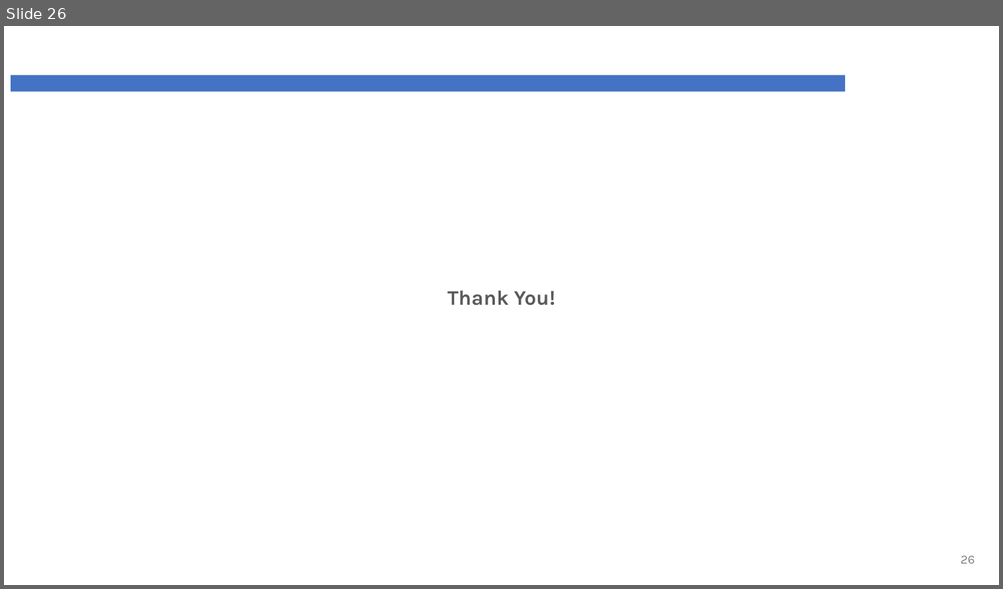
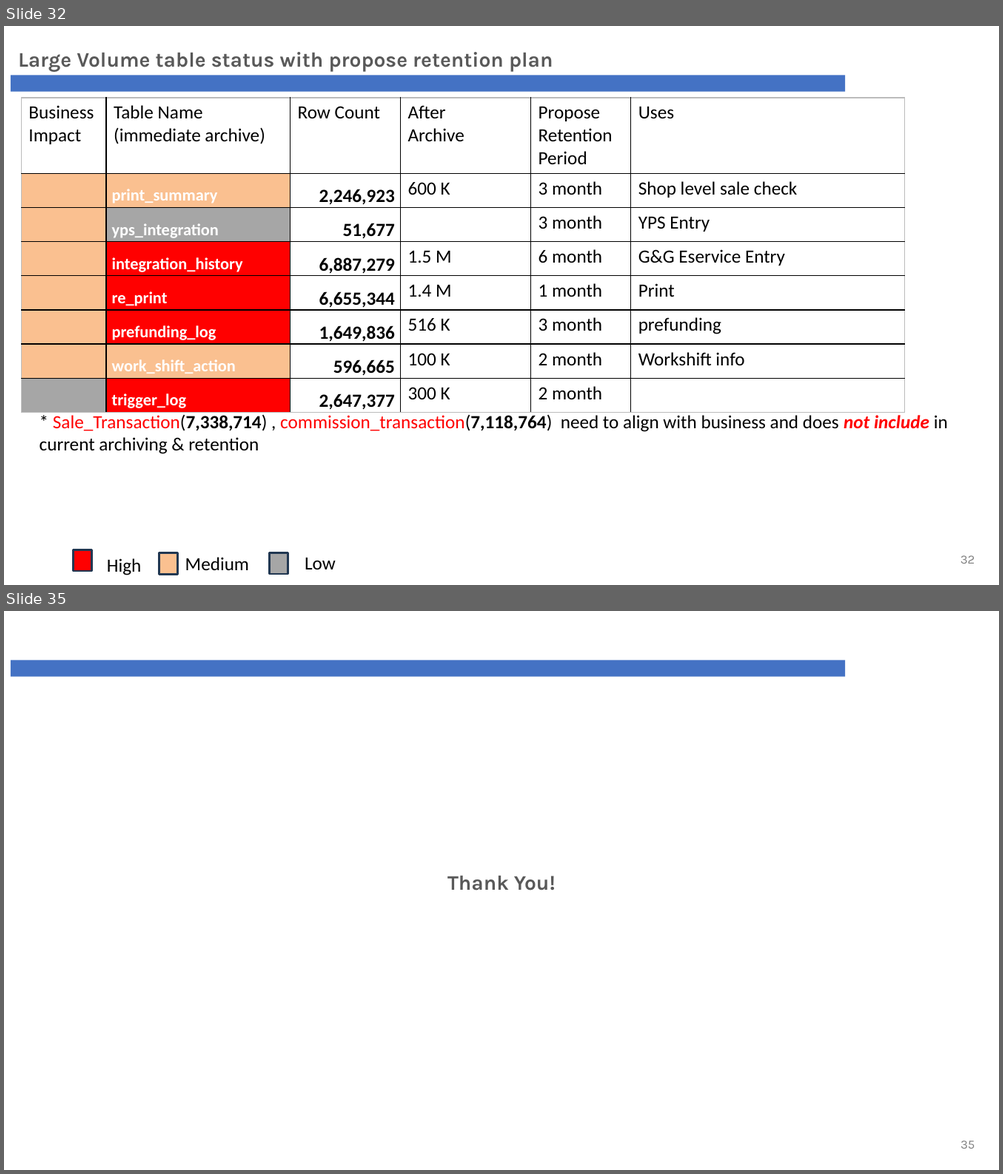
Before and after one commit to phyothuhan26/MySolutions, a slide deck: GandG_YPS/Presentation/G&G_Revamp_ARB.pptx. Shown one above the other, each under a label of ours: slide 26 before the commit, slides 32 and 35 after it; the slides between them are not shown. The pictures are 1003x589 and 1003x1174 pixels, drawn with LibreOffice and Linux fonts; fonts in the diff are those of the drawing; background and template pictures are left out. Boxes give left, top, right and bottom in pixels: in the first picture for what was removed or moved away, otherwise in the second. Text is boxed around its words. In the diff, an @@ line names an element or a change of style, - is before the commit and + after.

```diff
--- a/GandG_YPS/Presentation/G&G_Revamp_ARB.pptx
+++ b/GandG_YPS/Presentation/G&G_Revamp_ARB.pptx
@@ slide 32 added at (4,26,999,585), background #FFFFFF; not listed: 1 template element that a slide beside it also shows @@
@@ text added at (18,52,552,72), 20 pt, text #595959, bold @@
+Large Volume table status with propose retention plan
@@ table added at (21,98,905,413), 8 rows, 6 columns @@
+Business Impact | Table Name / (immediate archive) | Row Count | After / Archive | Propose / Retention / Period | Uses
+ | print_summary | 2,246,923 | 600 K | 3 month | Shop level sale check
+ | yps_integration | 51,677 |  | 3 month | YPS Entry
+ | integration_history | 6,887,279 | 1.5 M | 6 month | G&G Eservice Entry
+ | re_print | 6,655,344 | 1.4 M | 1 month | Print
+ | prefunding_log | 1,649,836 | 516 K | 3 month | prefunding
+ | work_shift_action | 596,665 | 100 K | 2 month | Workshift info
+ | trigger_log | 2,647,377 | 300 K | 2 month | 
@@ text added at (40,415,948,454), 18 pt, text #000000 @@
+* Sale_Transaction(7,338,714) , commission_transaction(7,118,764) need to align with business and does not include in current archiving & retention
@@ rectangle added at (74,551,92,571), fill #FF0000, outline #233953 2 pt @@
@@ rectangle added at (159,554,178,574), fill #FAC090, outline #233953 2 pt @@
@@ text added at (185,557,249,571), 18 pt, text #000000 @@
+Medium
@@ rectangle added at (270,554,288,574), fill #A6A6A6, outline #233953 2 pt @@
@@ text added at (304,557,336,570), 18 pt, text #000000 @@
+Low
@@ page number added at (960,556,975,564), 12 pt, text #808080 @@
+32
@@ text added at (107,559,142,576), 18 pt, text #000000 @@
+High
@@ what was slide 26 is now slide 35 @@
@@ page number at (960,1141,974,1149): text changed @@
-26
+35
```
Also in this commit, not shown: 18 slides changed, 14 other slides added, 6 slides removed, 11 other files.
